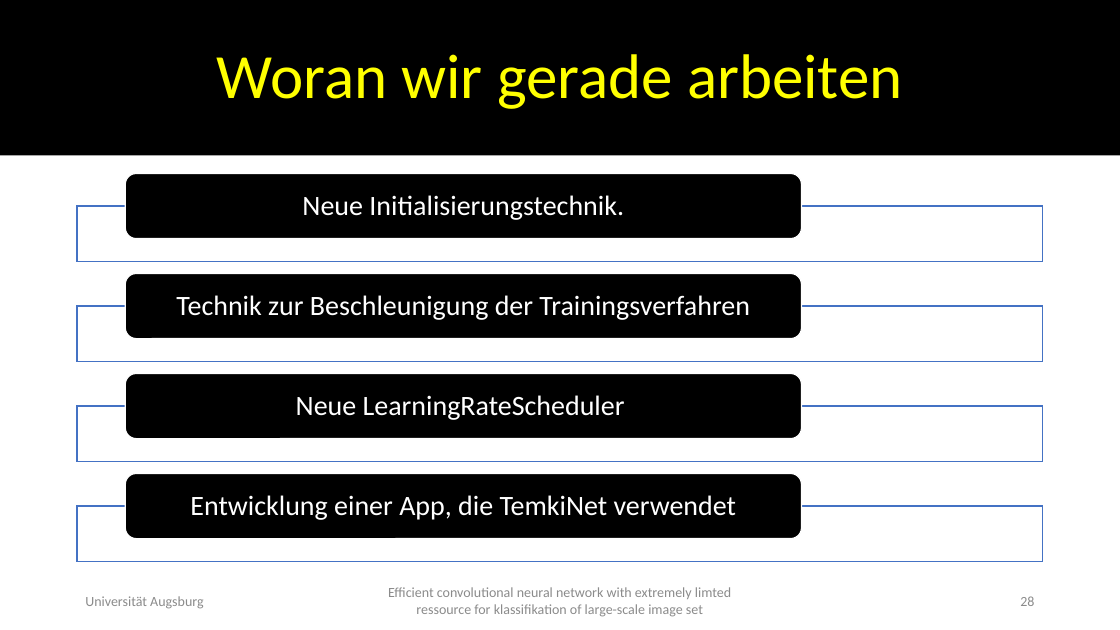
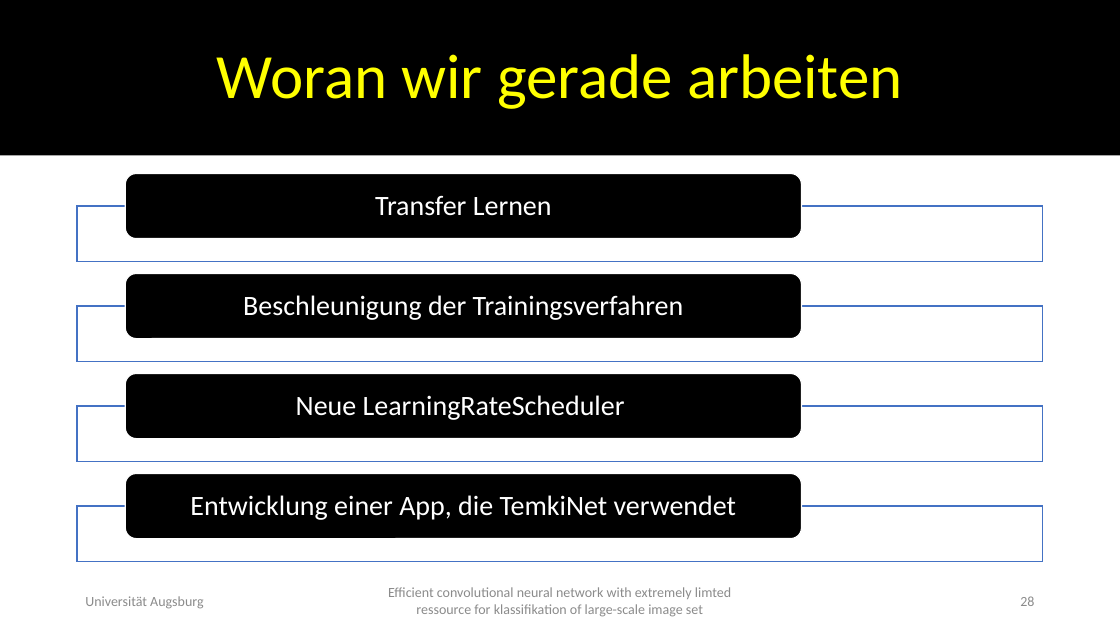
Before and after one commit to TEMKENG/Programme, a slide deck: slide 28 of bachelorarbeit-vorlage/Efficient convolutional neural network with extremely limted ressource.pptx. Drawn at 1120x630 pixels with LibreOffice and Linux fonts; fonts in the diff are those of the drawing. Boxes give left, top, right and bottom in pixels: in the first picture for what was removed or moved away, otherwise in the second. Text is boxed around its words. In the diff, an @@ line names an element or a change of style, - is before the commit and + after.

```diff
--- a/bachelorarbeit-vorlage/Efficient convolutional neural network with extremely limted ressource.pptx
+++ b/bachelorarbeit-vorlage/Efficient convolutional neural network with extremely limted ressource.pptx
@@ text at <box>375,195,552,216</box>: text changed @@
-Neue Initialisierungstechnik.
+Transfer Lernen
@@ text at <box>243,295,684,320</box>: text changed @@
-Technik zur Beschleunigung der Trainingsverfahren
+Beschleunigung der Trainingsverfahren
```
Also in this commit, not shown: 6 other files.
